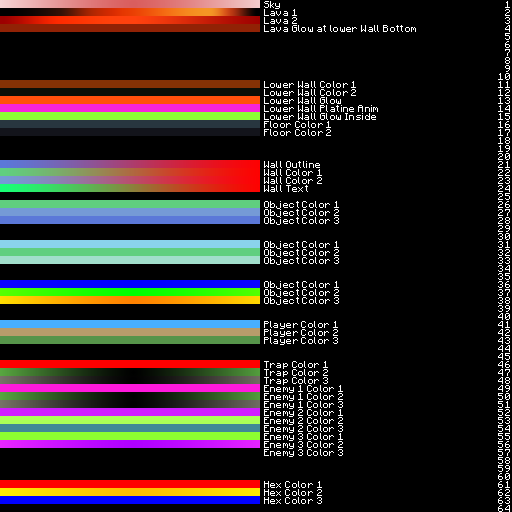
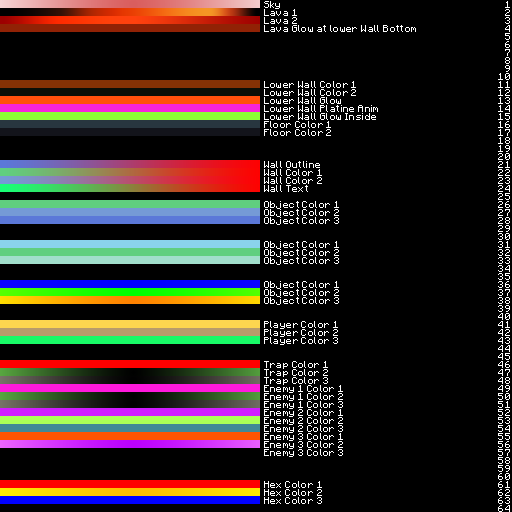
Layer changes from the first 512px x 512px image to the second:
painted on "Rectangle 1" (7th of 13, in "Player") over (0, 320, 260, 328)
painted on "Rectangle 1 copy 2" (7th of 13, in "Player") over (0, 336, 260, 344)
added group "Backup" with 6 layers in group "Player" over (0, 320, 260, 344)
added layer "Rectangle 1 copy 9" in group "Backup" over (0, 320, 260, 328)
added layer "Rectangle 1 copy 11" in group "Backup" over (0, 336, 260, 344)
painted on "Rectangle 1" (11th of 13, in "Enemy Sphere") over (0, 432, 260, 440)
painted on "Rectangle 1 copy" (11th of 13, in "Enemy Sphere") over (0, 440, 260, 448)
